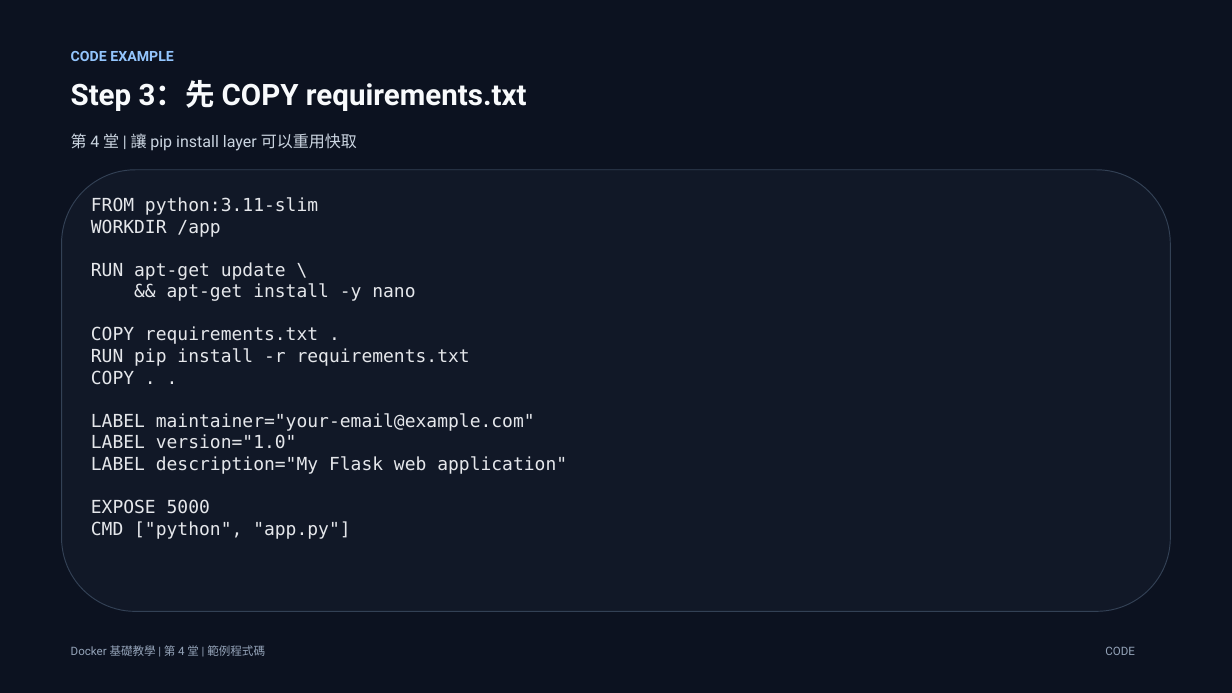
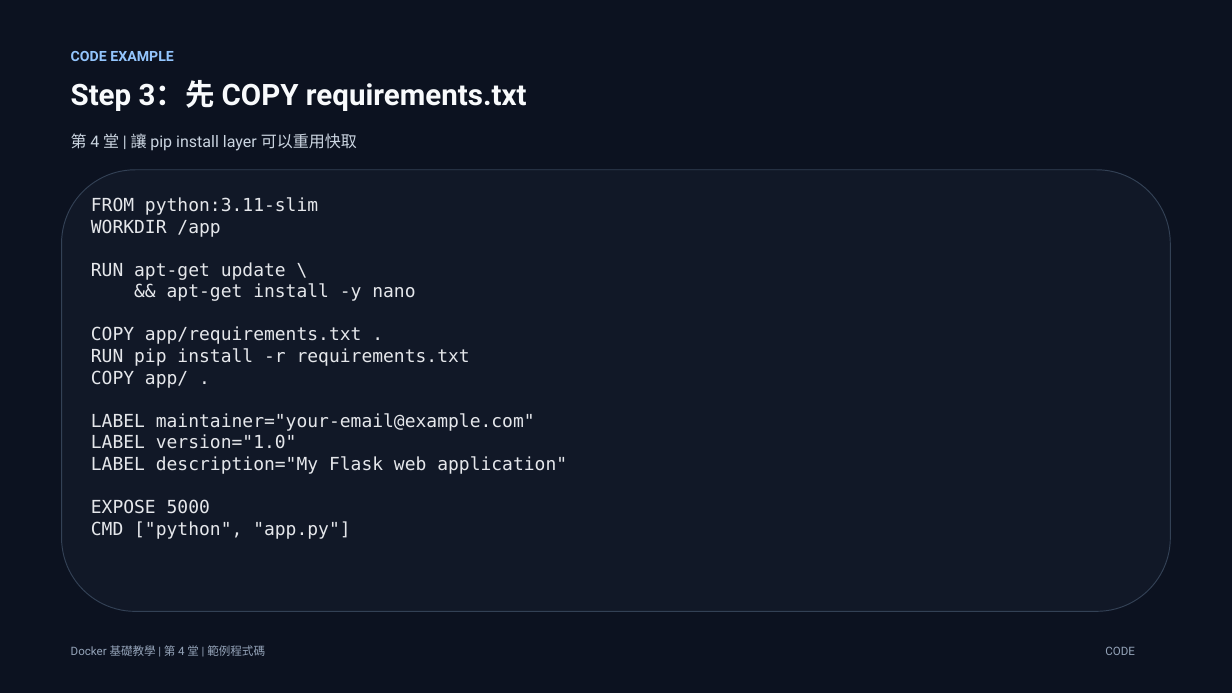
Before and after one commit to lalalalaluk/docker-practice, a slide deck: slide 12 of slides/docker-session4-custom-image-dockerhub.pptx. Drawn at 1232x693 pixels with LibreOffice and Linux fonts; fonts in the diff are those of the drawing. Boxes give left, top, right and bottom in pixels: in the first picture for what was removed or moved away, otherwise in the second. Text is boxed around its words. In the diff, an @@ line names an element or a change of style, - is before the commit and + after.

```diff
--- a/slides/docker-session4-custom-image-dockerhub.pptx
+++ b/slides/docker-session4-custom-image-dockerhub.pptx
@@ text at [91, 326, 362, 344]: text changed @@
-COPY requirements.txt .
+COPY app/requirements.txt .
@@ text at [91, 370, 188, 388]: text changed @@
-COPY . .
+COPY app/ .
```
Also in this commit, not shown: 2 other slides changed, 2 other files.
